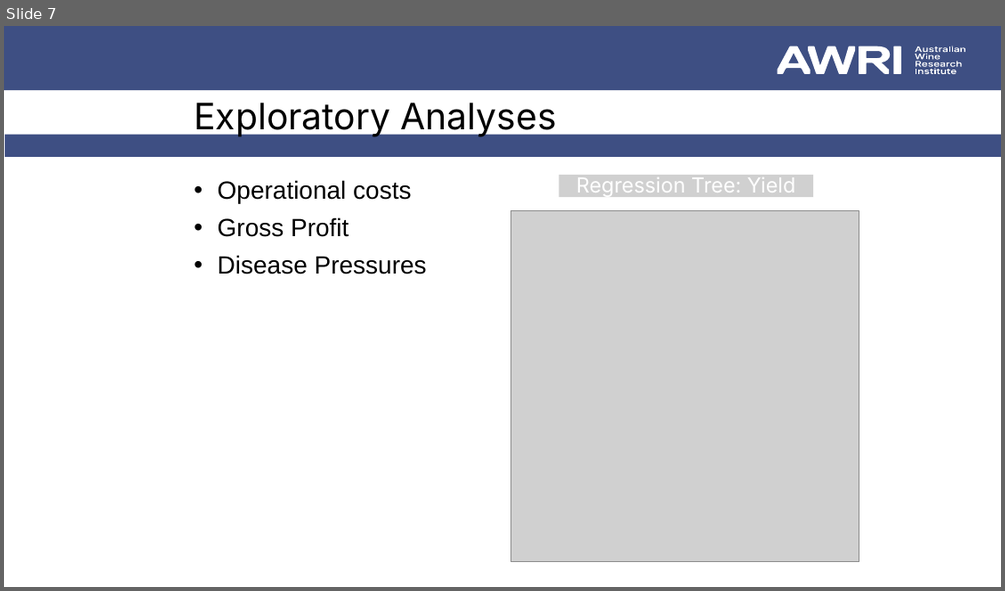
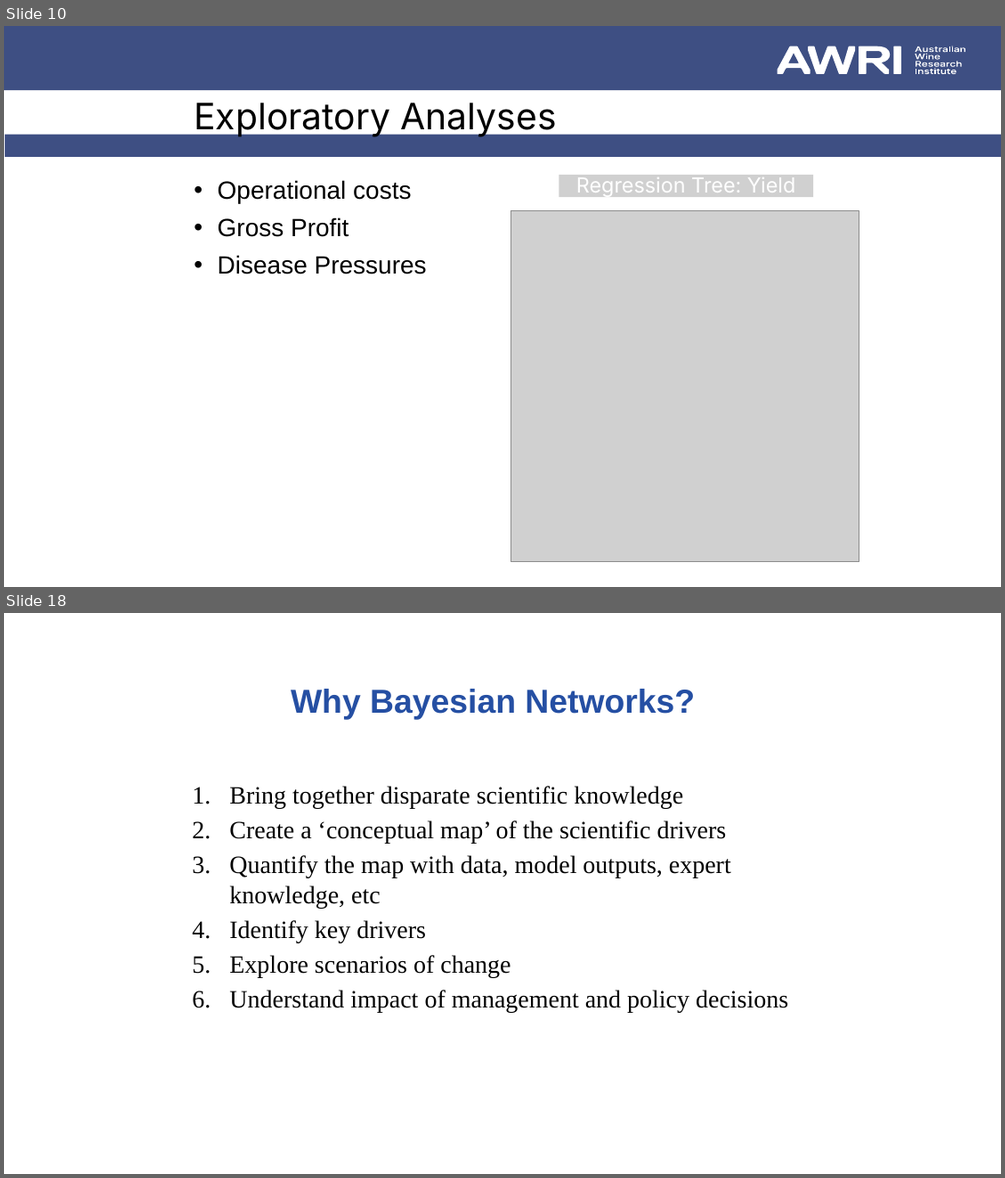
Before and after one commit to JixTheCat/Bayesian-network, a slide deck: BN Workshop 1.pptx. Shown one above the other, each under a label of ours: slide 7 before the commit, slides 10 and 18 after it; the slides between them are not shown. The pictures are 1005x591 and 1005x1178 pixels, drawn with LibreOffice and Linux fonts; fonts in the diff are those of the drawing; grey boxes stand for pictures. Boxes give left, top, right and bottom in pixels: in the first picture for what was removed or moved away, otherwise in the second. Text is boxed around its words. In the diff, an @@ line names an element or a change of style, - is before the commit and + after.

```diff
--- a/BN Workshop 1.pptx
+++ b/BN Workshop 1.pptx
@@ slide 18 added at (4, 613, 1001, 1174), background #FFFFFF @@
@@ title added at (291, 689, 695, 720), 32 pt, text #254FA3, bold @@
+Why Bayesian Networks?
@@ text added at (229, 786, 788, 1013), 24 pt, text #000000 @@
+1. Bring together disparate scientific knowledge
+2. Create a ‘conceptual map’ of the scientific drivers
+3. Quantify the map with data, model outputs, expert knowledge, etc
+4. Identify key drivers
+5. Explore scenarios of change
+6. Understand impact of management and policy decisions
@@ what was slide 7 is now slide 10 @@
```
Also in this commit, not shown: 2 slides changed, 17 other slides added.
